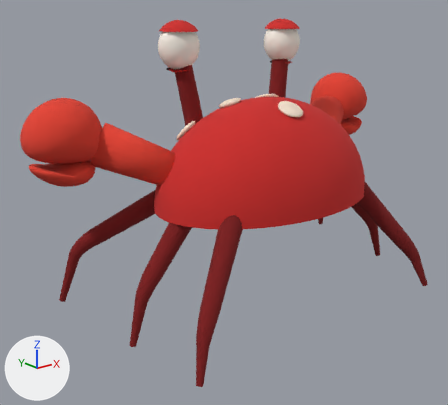
Renders of the glTF model widget/strawberry_v2.glb from each side of a commit.
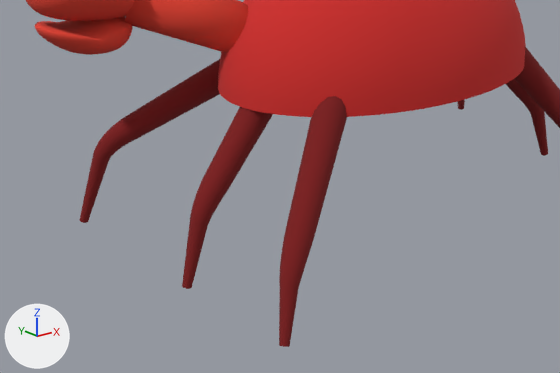
Old and new are each drawn whole from a camera (50 mm lens) standing at (-0.984, -1.073, 0.718) and looking at (-0.093, 0.041, 0.272) and again close up on the part from 1% to 87% of the width and 37% to 100% of the height. The axes (+X, +Y, +Z) are drawn at lower left. The lights are the same throughout. The last two pictures show the newer version. Vertices at exactly the same position are counted once.

Script lines for the objects in view, before the commit:
```python
me_mesh_leg_r1 = bpy.data.meshes.new('mesh_leg_R1')
me_mesh_leg_r1.from_pydata(...)  # 368 vertices, 732 faces; spans x -0.453..-0.185, y 0.076..0.222, z 0.053..0.328
me_mesh_leg_r1.materials.append(mat_mat_shell_dark)  # red #7d1516
me_mesh_leg_r2 = bpy.data.meshes.new('mesh_leg_R2')
me_mesh_leg_r2.from_pydata(...)  # 368 vertices, 732 faces; spans x -0.415..-0.211, y -0.056..0.011, z 0.036..0.323
me_mesh_leg_r2.materials.append(mat_mat_shell_dark)  # red #7d1516
me_mesh_shell = bpy.data.meshes.new('mesh_shell')
me_mesh_shell.from_pydata(...)  # 1153 vertices, 2302 faces; spans x -0.29..0.29, y -0.2..0.2, z 0.28..0.52
# faces by material slot: [2240, 62]
me_mesh_shell.materials.append(mat_mat_shell)  # red #cf2b28
me_mesh_shell.materials.append(mat_mat_shell_dark)  # red #7d1516
ob_mesh_leg_r1_001 = bpy.data.objects.new('mesh_leg_R1.001', me_mesh_leg_r1)
ob_mesh_leg_r1_001.location = (0.0, 0.0, 0.0)
ob_mesh_leg_r2_001 = bpy.data.objects.new('mesh_leg_R2.001', me_mesh_leg_r2)
ob_mesh_leg_r2_001.location = (0.0, 0.0, 0.0)
ob_mesh_shell_001 = bpy.data.objects.new('mesh_shell.001', me_mesh_shell)
ob_mesh_shell_001.location = (0.0, 0.0, 0.0)
# also in view: 'mesh_leg_R3.001' at (-0.273, -0.164, 0.17); 'mesh_leg_L2.001' at (0.313, -0.022, 0.179); 'mesh_leg_L3.001' at (0.273, -0.164, 0.17); 'mesh_claw_upper_R' at (-0.365, 0.123, 0.436); 'mesh_claw_lower_R' at (-0.442, 0.16, 0.377)
```
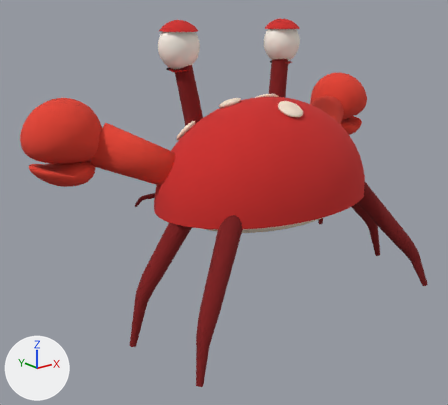
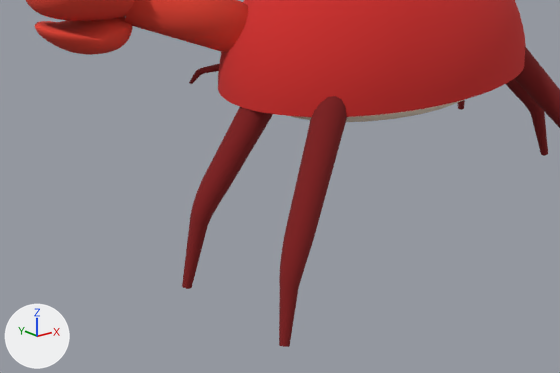
The newer file adds a shape key; the second version is drawn at full value of the shape key 'sleep_fold' of 'mesh_leg_R1.001', and the change is written as the vertex moves it makes.

Edits to the bpy script that builds the scene:
```text
Change me_mesh_leg_r1:
    used by ob_mesh_leg_r1_001; location = (0.0, 0.0, 0.0)
    remove me_mesh_leg_r1.from_pydata(...)  # 368 vertices, 732 faces; spans x -0.453..-0.185, y 0.076..0.222, z 0.053..0.328
    add me_mesh_leg_r1.from_pydata(...)  # 368 vertices, 732 faces; spans x -0.261..-0.196, y 0.084..0.179, z 0.262..0.309
    me_mesh_leg_r1 part 1: the whole mesh is scaled about its middle by (0.24, 0.65, 0.17), then moved by (0.09, -0.017, 0.095)
Add me_mesh_belly:
    me_mesh_belly.from_pydata(...)  # a UV sphere (48 segments, 16 rings, poles along z) spanning x -0.244..0.244, y -0.169..0.179, z 0.22..0.336
    me_mesh_belly.materials.append(mat_mat_cream)  # pale yellow #f6e3cf
Add ob_mesh_belly_001:
    ob_mesh_belly_001 = bpy.data.objects.new('mesh_belly.001', me_mesh_belly)
    ob_mesh_belly_001.location = (0.0, 0.0, 0.0)
```

Location of each change, (x1, y1, x2, y2) in pixels of the close-ups (560 x 373 px):
'mesh_leg_R1.001', moved, rescaled
    before: (80, 59, 220, 223)
    after: (189, 64, 219, 84)
'mesh_belly.001', added
    after: (291, 100, 463, 122)
